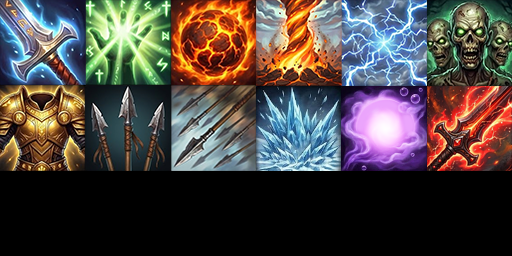
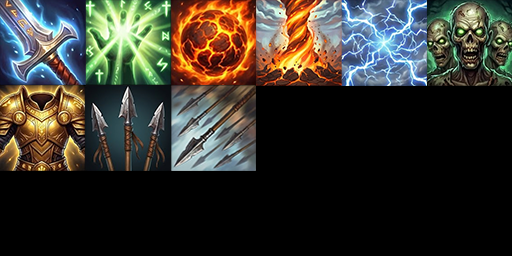
Layered file, before and after one edit (512×256). Changes by layer:
removed layer "Layer 12" over [256, 86, 341, 171]
removed layer "Layer 13" over [341, 85, 427, 171]
removed layer "Layer 14" over [427, 86, 512, 171]
